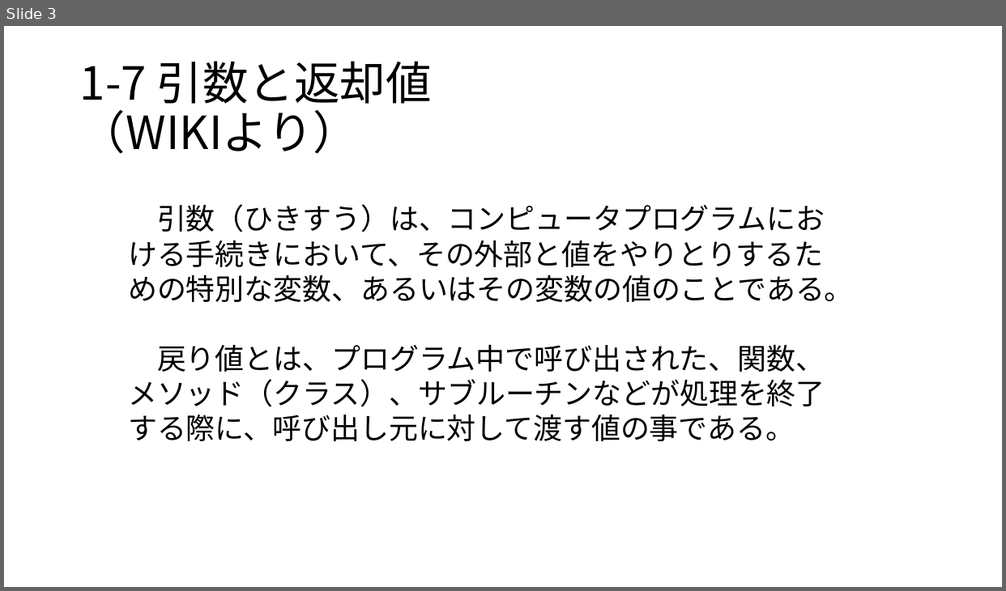
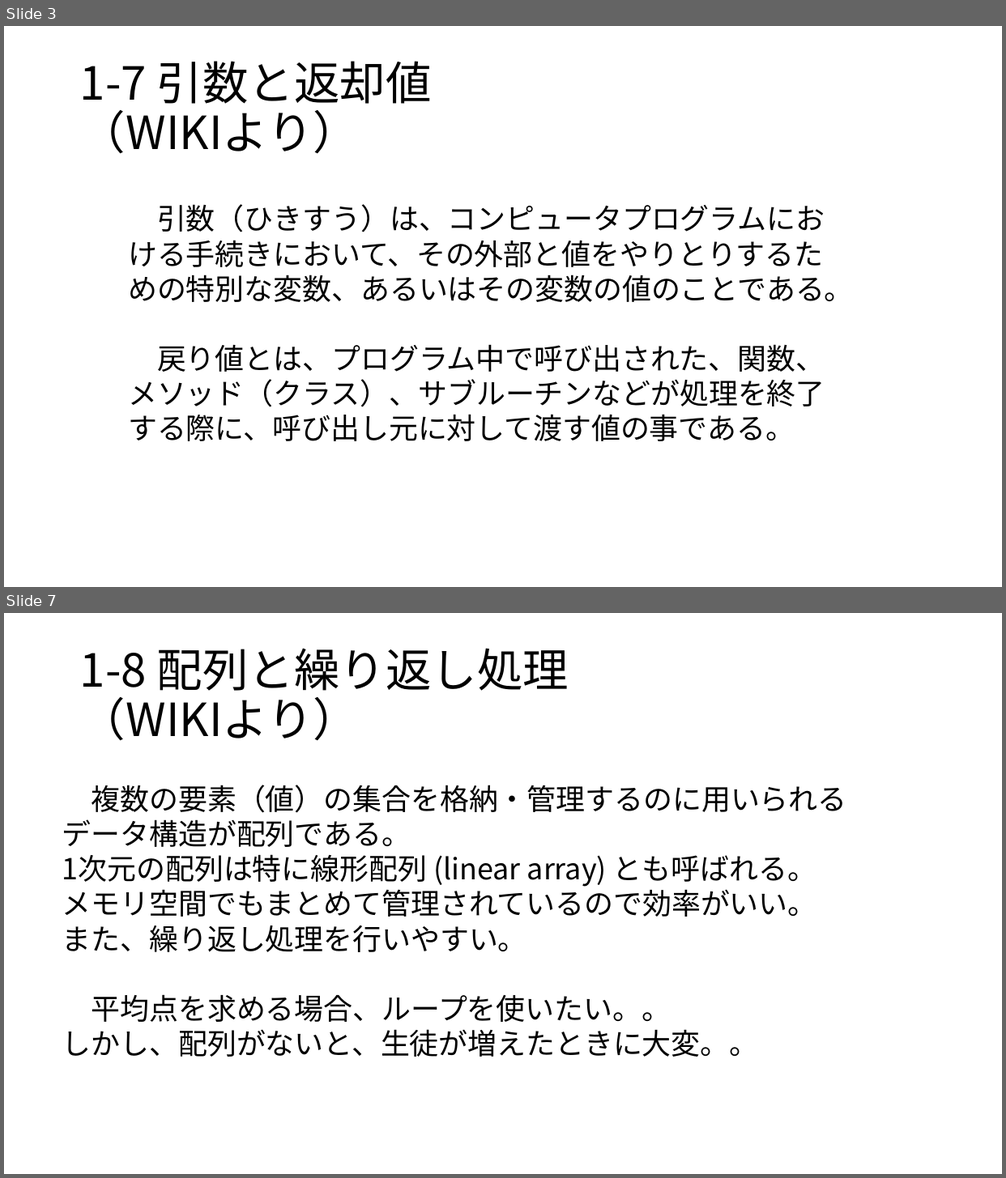
Before and after one commit to masakage/algorithm, a slide deck: docs/第5回引数と返却値.pptx. Shown one above the other, each under a label of ours: slide 3 before the commit, slides 3 and 7 after it; the slides between them are not shown. The pictures are 1006x591 and 1006x1178 pixels, drawn with LibreOffice and Linux fonts; fonts in the diff are those of the drawing. Boxes give left, top, right and bottom in pixels: in the first picture for what was removed or moved away, otherwise in the second. Text is boxed around its words. In the diff, an @@ line names an element or a change of style, - is before the commit and + after.

```diff
--- a/docs/第5回引数と返却値.pptx
+++ b/docs/第5回引数と返却値.pptx
@@ slide 7 added at bbox=[4, 613, 1002, 1174], background #FFFFFF @@
@@ title added at bbox=[80, 648, 569, 741], 44 pt, text #000000 @@
+1-8 配列と繰り返し処理
+（WIKIより）
@@ text added at bbox=[62, 785, 847, 1057], 28 pt, text #000000 @@
+複数の要素（値）の集合を格納・管理するのに用いられるデータ構造が配列である。
+1次元の配列は特に線形配列 (linear array) とも呼ばれる。
+メモリ空間でもまとめて管理されているので効率がいい。
+また、繰り返し処理を行いやすい。
+平均点を求める場合、ループを使いたい。。
+しかし、配列がないと、生徒が増えたときに大変。。
```
Also in this commit, not shown: 3 slides changed, 3 other slides added, 8 slides removed, 3 other files.
